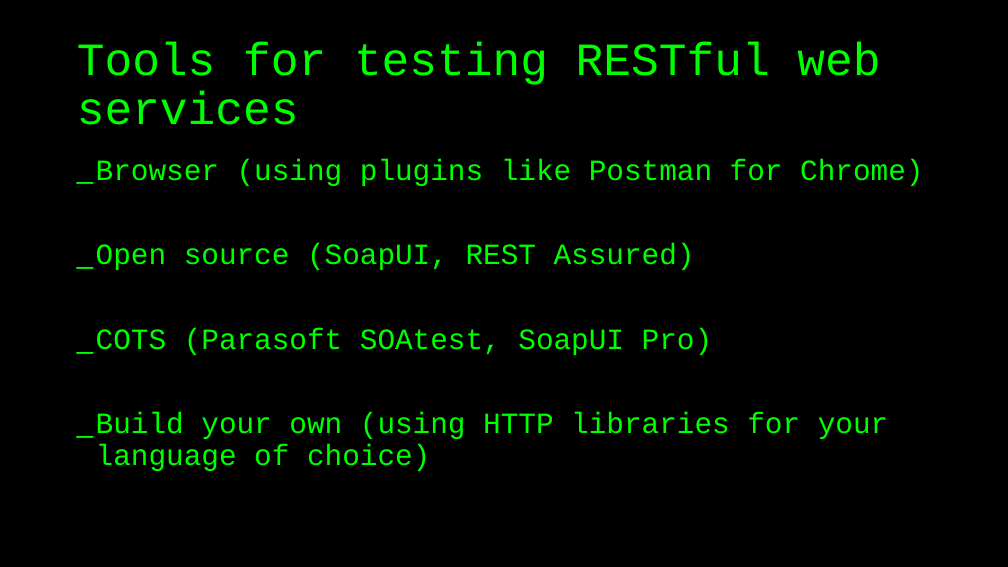
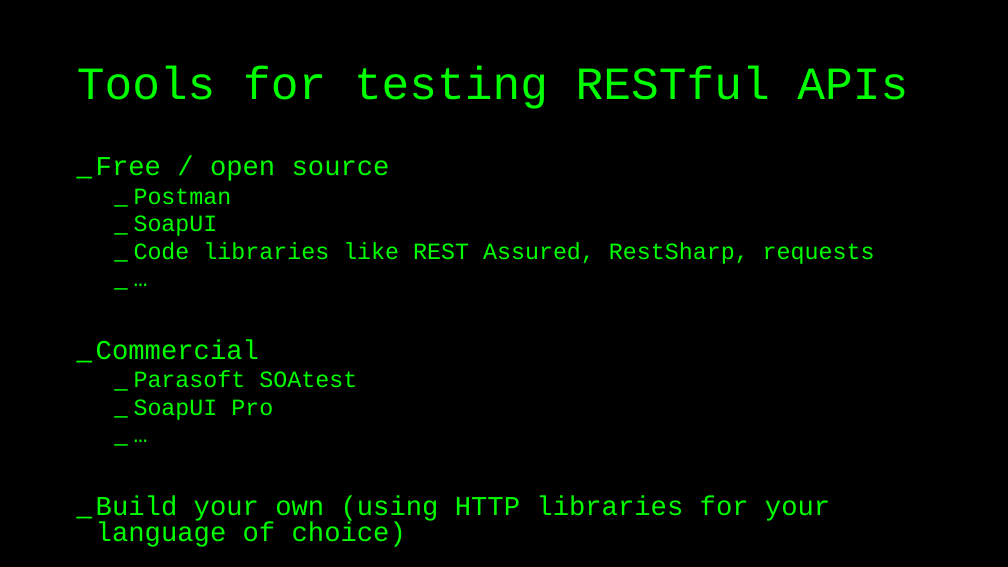
Before and after one commit to basdijkstra/rest-assured-workshop, a slide deck: slide 22 of RestAssuredWorkshop.pptx (slide 8 before the commit). Drawn at 1008x567 pixels with LibreOffice and Linux fonts; fonts in the diff are those of the drawing. Boxes give left, top, right and bottom in pixels: in the first picture for what was removed or moved away, otherwise in the second. Text is boxed around its words. In the diff, an @@ line names an element or a change of style, - is before the commit and + after.

```diff
--- a/RestAssuredWorkshop.pptx
+++ b/RestAssuredWorkshop.pptx
@@ title at (77,67,908,109): text changed @@
-Tools for testing RESTful web services
+Tools for testing RESTful APIs
@@ text at (96,157,875,420): text changed; size 28 to 22.2 pt @@
-_ Browser (using plugins like Postman for Chrome)
-_ Open source (SoapUI, REST Assured)
-_ COTS (Parasoft SOAtest, SoapUI Pro)
+_ Free / open source
+  _ Postman
+  _ SoapUI
+  _ Code libraries like REST Assured, RestSharp, requests
+  _ …
+_ Commercial
+  _ Parasoft SOAtest
+  _ SoapUI Pro
+  _ …
@@ text at (96,496,830,547): size 28 to 25.9 pt in "Build your own (using HTTP libraries for ..."; line spacing 0.9 to 0.8 @@
```
Also in this commit, not shown: 25 other slides changed, 37 slides added, 13 slides removed, 20 other files.
